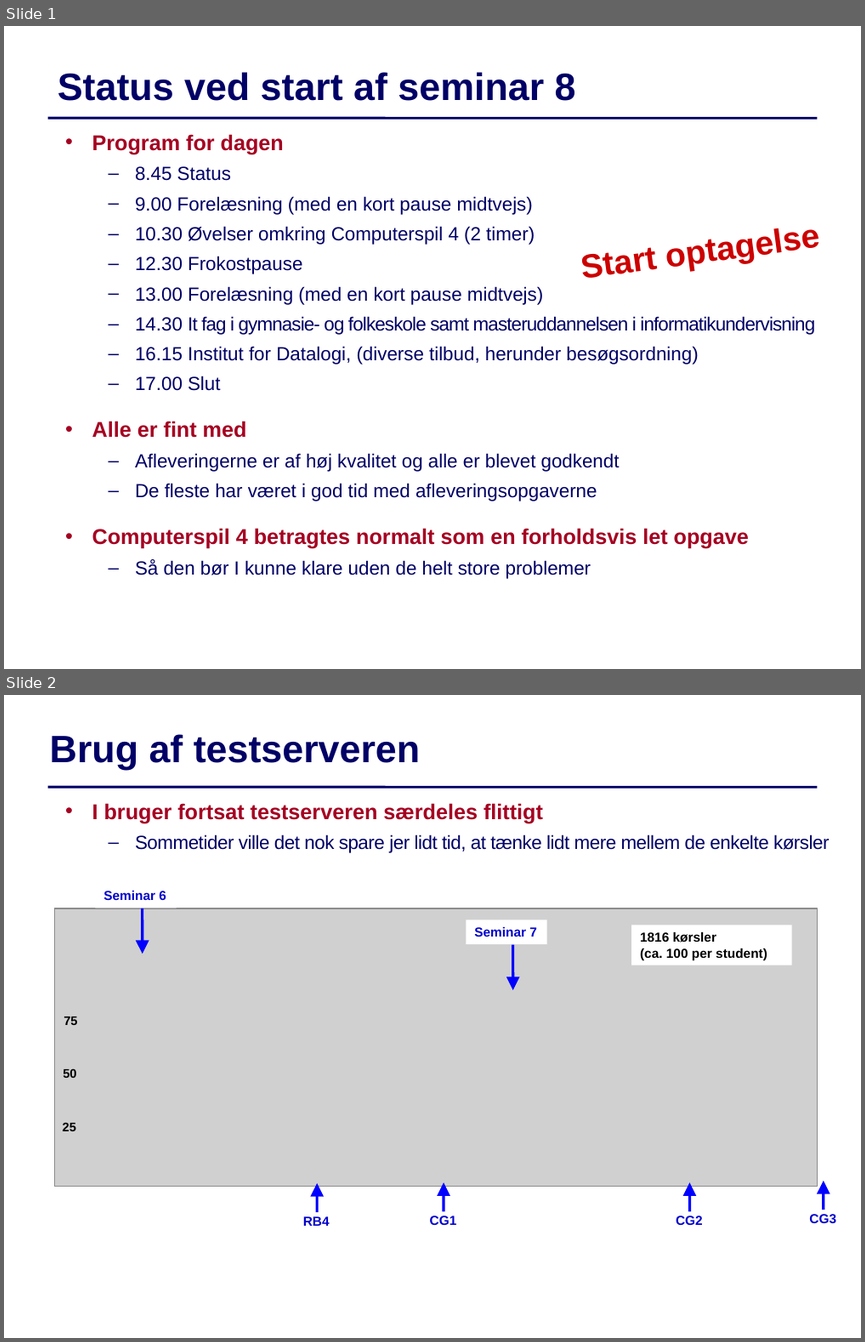
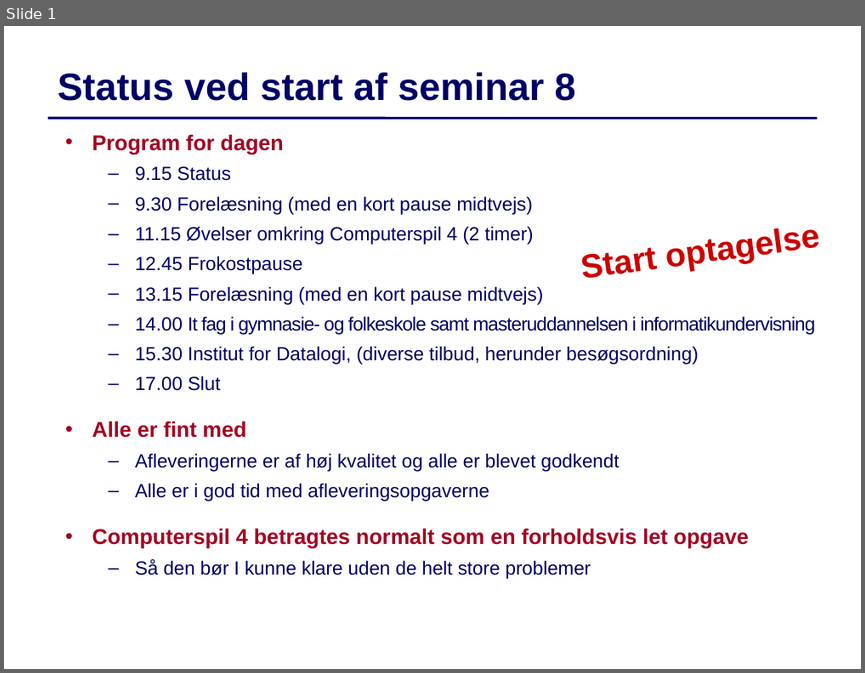
Before and after one commit to IntProgAU/Materiale, a slide deck: web/g22/status/Status8.pptx. Shown one above the other, each under a label of ours: slides 1 and 2 before the commit, slide 1 after it. The pictures are 865x1342 and 865x673 pixels, drawn with LibreOffice and Linux fonts; fonts in the diff are those of the drawing; grey boxes stand for pictures. Boxes give left, top, right and bottom in pixels: in the first picture for what was removed or moved away, otherwise in the second. Text is boxed around its words. In the diff, an @@ line names an element or a change of style, - is before the commit and + after.

```diff
--- a/web/g22/status/Status8.pptx
+++ b/web/g22/status/Status8.pptx
@@ slide 2 removed at [4,695,861,1338], background #FFFFFF; not listed: 1 template element that a slide beside it also shows @@
@@ text removed at [50,734,420,770] @@
-Brug af testserveren
@@ text removed at [92,803,829,853] @@
-• I bruger fortsat testserveren særdeles flittigt
-  – Sommetider ville det nok spare jer lidt tid, at tænke lidt mere mellem de enkelte kørsler
@@ rectangle removed at [96,884,177,908] @@
-Seminar 6
@@ picture removed at [54,908,817,1186] @@
@@ arrow removed from (142, 908) to (142, 953) @@
@@ rectangle removed at [466,919,546,944] @@
-Seminar 7
@@ arrow removed from (513, 944) to (513, 990) @@
@@ rectangle removed at [631,925,791,965] @@
-1816 kørsler
-(ca. 100 per student)
@@ text removed at [64,1016,77,1025] @@
-75
@@ text removed at [63,1069,76,1077] @@
-50
@@ text removed at [63,1123,76,1131] @@
-25
@@ arrow removed from (317, 1212) to (317, 1183) @@
@@ arrow removed from (443, 1212) to (443, 1183) @@
@@ arrow removed from (689, 1212) to (689, 1183) @@
@@ arrow removed from (823, 1209) to (823, 1180) @@
@@ text removed at [303,1216,330,1225] @@
-RB4
@@ text removed at [430,1215,457,1225] @@
-CG1
@@ text removed at [676,1215,703,1225] @@
-CG2
@@ text removed at [809,1213,836,1223] @@
-CG3
@@ slide 1 changed as well @@
@@ text at [135,166,815,364]: text changed @@
-  – 8.45 Status
-  – 9.00 Forelæsning (med en kort pause midtvejs)
-  – 10.30 Øvelser omkring Computerspil 4 (2 timer)
-  – 12.30 Frokostpause
-  – 13.00 Forelæsning (med en kort pause midtvejs)
-  – 14.30 It fag i gymnasie- og folkeskole samt masteruddannelsen i informatikundervisning
-  – 16.15 Institut for Datalogi, (diverse tilbud, herunder besøgsordning)
+  – 9.15 Status
+  – 9.30 Forelæsning (med en kort pause midtvejs)
+  – 11.15 Øvelser omkring Computerspil 4 (2 timer)
+  – 12.45 Frokostpause
+  – 13.15 Forelæsning (med en kort pause midtvejs)
+  – 14.00 It fag i gymnasie- og folkeskole samt masteruddannelsen i informatikundervisning
+  – 15.30 Institut for Datalogi, (diverse tilbud, herunder besøgsordning)
@@ text at [135,482,489,501]: text changed @@
-  – De fleste har været i god tid med afleveringsopgaverne
+  – Alle er i god tid med afleveringsopgaverne
```
Also in this commit, not shown: 1 other slide changed, 1 other slide removed.
